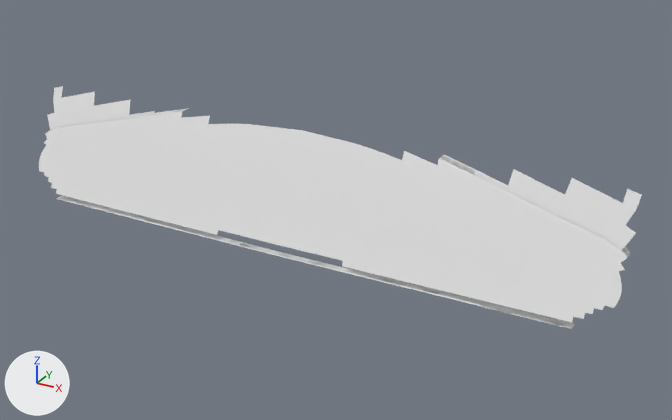
An edit to the OBJ model PadForge.App/3DModels/DS4/MagmaRed/Triangle.obj, drawn before and after from the same camera.
Camera for both pictures: a 50 mm lens placed at (36.7, -78.4, 34.1), pointed at (3.4, -17.9, 3.8). Arrows for +X, +Y and +Z are at lower left; the lights stay in place. The picture after the commit comes second. Where no turn or scale is listed for an object, it has been applied to the vertices.

The older version as bpy lines, for what is in view:
```python
me_triangle = bpy.data.meshes.new('Triangle')
me_triangle.from_pydata(...)  # 869 vertices, 708 faces; spans x -26.9..26.9, y -21.5..-16.4, z 0.4..9.9
ob_triangle = bpy.data.objects.new('Triangle', me_triangle)
ob_triangle.location = (0.0, 0.0, 0.0)
```
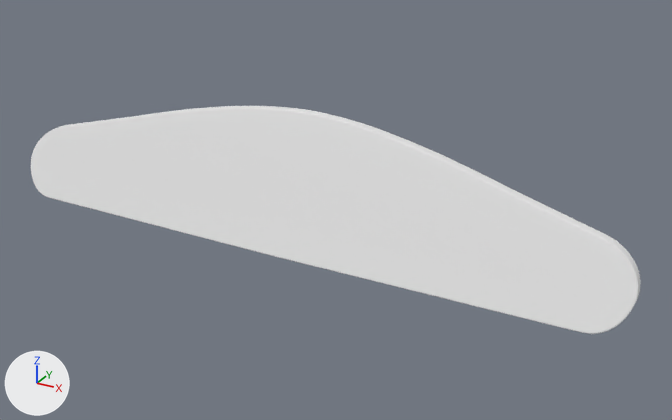
The edits, one by one:
me_triangle is used by ob_triangle; location (0.0, 0.0, 0.0).
me_triangle had 869 vertices, 708 faces and spanned x -26.9..26.9, y -21.5..-16.4, z 0.4..9.9.
me_triangle now has 1143 vertices, 1096 faces and spans x -27.9..27.9, y -21.7..-15.9, z 0.4..11.2.
me_triangle part 1: the loose piece of 78 vertices spanning x -26.9..-11.9, y -19.2..-16.4, z 5.7..9.9 is deleted.
me_triangle part 2: the loose piece of 78 vertices spanning x 11.9..26.9, y -19.2..-16.4, z 5.7..9.9 is deleted.
me_triangle part 3: 40 vertices removed from x -24.0..24.0, y -21.5..-20.7, z 0.4..0.5; 352 vertices added at x -27.9..27.9, y -21.7..-18.7, z 0.4..5.3.
me_triangle part 4: 118 vertices added at x -9.0..9.0, y -17.2..-15.9, z 10.0..11.2.

Changed parts and their boxes (x1, y1, x2, y2) in the pictures (672 x 420 px):
'Triangle', reshaped (6% shorter): before (39, 86, 642, 329); after (31, 106, 641, 334)
part 1 of me_triangle, deleted: before (45, 86, 189, 134)
part 2 of me_triangle, deleted: before (440, 155, 642, 258)
part 3 of me_triangle, built on: before (56, 196, 574, 329); after (31, 134, 641, 334)
part 4 of me_triangle, added: after (181, 106, 442, 165)
